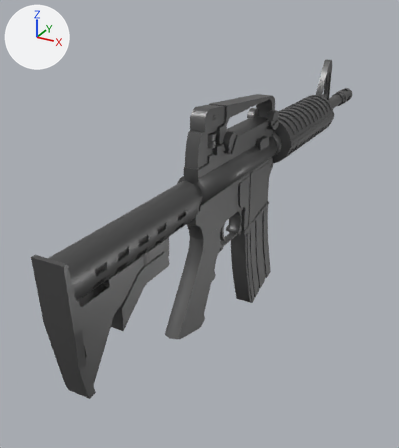
Renders of the glTF model godot/assets/models/guns/m4a1.glb from each side of a commit.
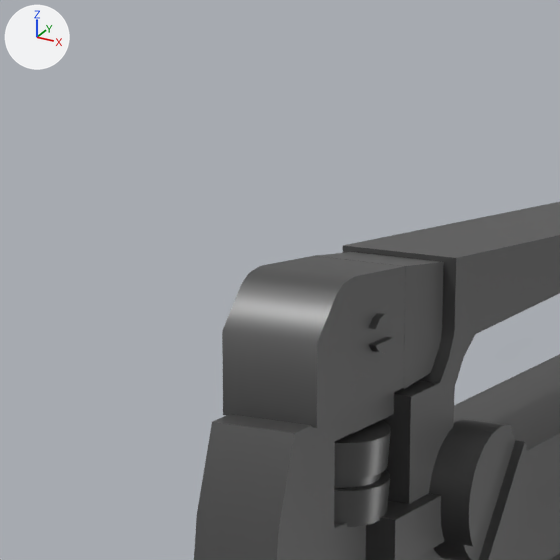
There are two pictures of each version: one whole from a camera (50 mm lens) standing at (0.279, -0.689, 0.276) and looking at (-0.067, -0.059, -0.039), one close up on the part from 39% to 61% of the width and 14% to 34% of the height. Arrows for +X, +Y and +Z are at upper left; the lights stay in place. The first two pictures are the older version. Where no turn or scale is listed for an object, it has been applied to the vertices. Vertices at exactly the same position are counted once.

The older version as bpy lines, for what is in view:
```python
me_cylinder036_untitled_037_mesh_001 = bpy.data.meshes.new('Cylinder036_Untitled.037-Mesh.001')
me_cylinder036_untitled_037_mesh_001.from_pydata(...)  # 10551 vertices, 20438 faces; spans x -0.033..0.033, y -0.42..0.42, z -0.153..0.153
me_cylinder036_untitled_037_mesh_001.materials.append(mat_material__8)  # dark grey #676767
ob_cylinder036_untitled_001 = bpy.data.objects.new('Cylinder036_Untitled.001', me_cylinder036_untitled_037_mesh_001)
ob_cylinder036_untitled_001.location = (0.0, 0.0, 0.0)
```
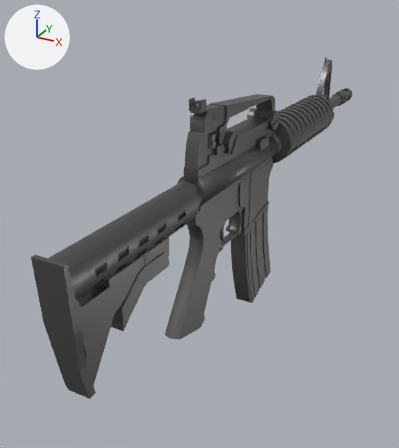
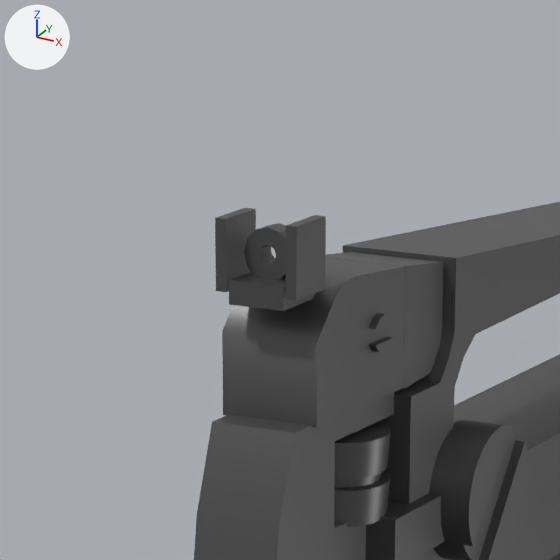
The change in detail:
me_cylinder036_untitled_037_mesh_001 is used by ob_cylinder036_untitled_001; location (0.0, 0.0, 0.0).
me_cylinder036_untitled_037_mesh_001 had 10551 vertices, 20438 faces and spanned x -0.033..0.033, y -0.42..0.42, z -0.153..0.153.
me_cylinder036_untitled_037_mesh_001 now has 10631 vertices, 20582 faces and spans x -0.033..0.033, y -0.42..0.42, z -0.153..0.164.
me_cylinder036_untitled_037_mesh_001 part 1: a new loose piece, a box spanning x -0.006..0.0042, y -0.189..-0.177, z 0.15..0.154, in mat_material__8 (dark grey #676767).
me_cylinder036_untitled_037_mesh_001 part 2: a new loose piece, a box spanning x -0.0085..-0.0065, y -0.189..-0.179, z 0.152..0.164, in mat_material__8 (dark grey #676767).
me_cylinder036_untitled_037_mesh_001 part 3: a new loose piece, a box spanning x 0.0047..0.0067, y -0.189..-0.179, z 0.152..0.164, in mat_material__8 (dark grey #676767).
me_cylinder036_untitled_037_mesh_001 part 4: a new loose piece of 48 vertices spanning x -0.005..0.004, y -0.185..-0.181, z 0.154..0.162, in mat_material__8 (dark grey #676767).
Other edits to the shape of me_cylinder036_untitled_037_mesh_001 do not show in these pictures.

What differs and where, as boxes [x1, y1, x2, y2] in the close-ups (560 x 560 px):
part 1 of me_cylinder036_untitled_037_mesh_001, added
    after: [229, 272, 315, 311]
part 2 of me_cylinder036_untitled_037_mesh_001, added
    after: [215, 208, 256, 292]
part 3 of me_cylinder036_untitled_037_mesh_001, added
    after: [286, 215, 326, 301]
part 4 of me_cylinder036_untitled_037_mesh_001, added
    after: [244, 223, 286, 280]
